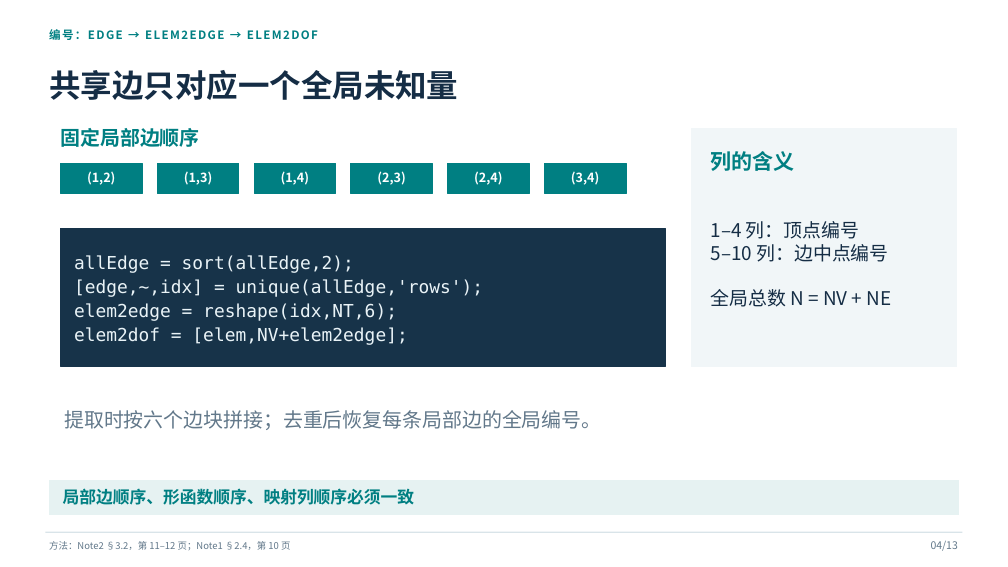
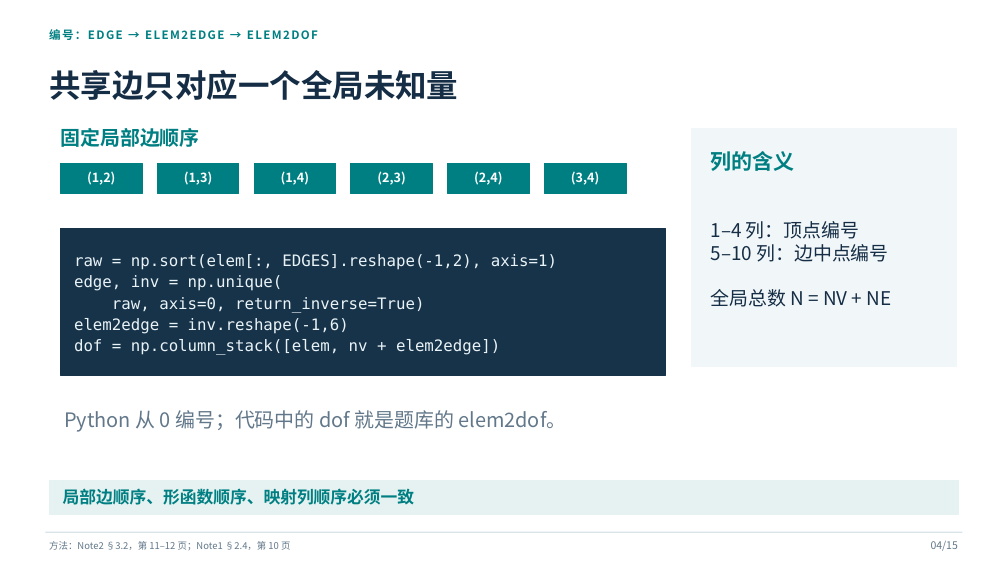
Before and after one commit to Scimoon233/temp, a slide deck: slide 4 of fem-topic10/有限元第十题展示材料/三维四面体P2元_课堂展示.pptx. Drawn at 1008x567 pixels with LibreOffice and Linux fonts; fonts in the diff are those of the drawing. Boxes give left, top, right and bottom in pixels: in the first picture for what was removed or moved away, otherwise in the second. Text is boxed around its words. In the diff, an @@ line names an element or a change of style, - is before the commit and + after.

```diff
--- a/fem-topic10/有限元第十题展示材料/三维四面体P2元_课堂展示.pptx
+++ b/fem-topic10/有限元第十题展示材料/三维四面体P2元_课堂展示.pptx
@@ rectangle: place and size @@
-rectangle at (60, 228, 665, 366)
+rectangle at (60, 228, 665, 375)
@@ rectangle at (60, 228, 665, 375): proportions changed @@
@@ text at (74, 254, 557, 355): text changed; size 17 to 15 pt @@
-allEdge = sort(allEdge,2);
-[edge,~,idx] = unique(allEdge,'rows');
-elem2edge = reshape(idx,NT,6);
-elem2dof = [elem,NV+elem2edge];
+raw = np.sort(elem[:, EDGES].reshape(-1,2), axis=1)
+edge, inv = np.unique(
+raw, axis=0, return_inverse=True)
+elem2edge = inv.reshape(-1,6)
+dof = np.column_stack([elem, nv + elem2edge])
@@ text at (64, 410, 566, 432): text changed @@
-提取时按六个边块拼接；去重后恢复每条局部边的全局编号。
+Python 从 0 编号；代码中的 dof 就是题库的 elem2dof。
@@ text at (931, 541, 958, 551): text changed @@
-04/13
+04/15
```
Also in this commit, not shown: 11 other slides changed, 3 slides added, 1 slide removed, 14 other files.
